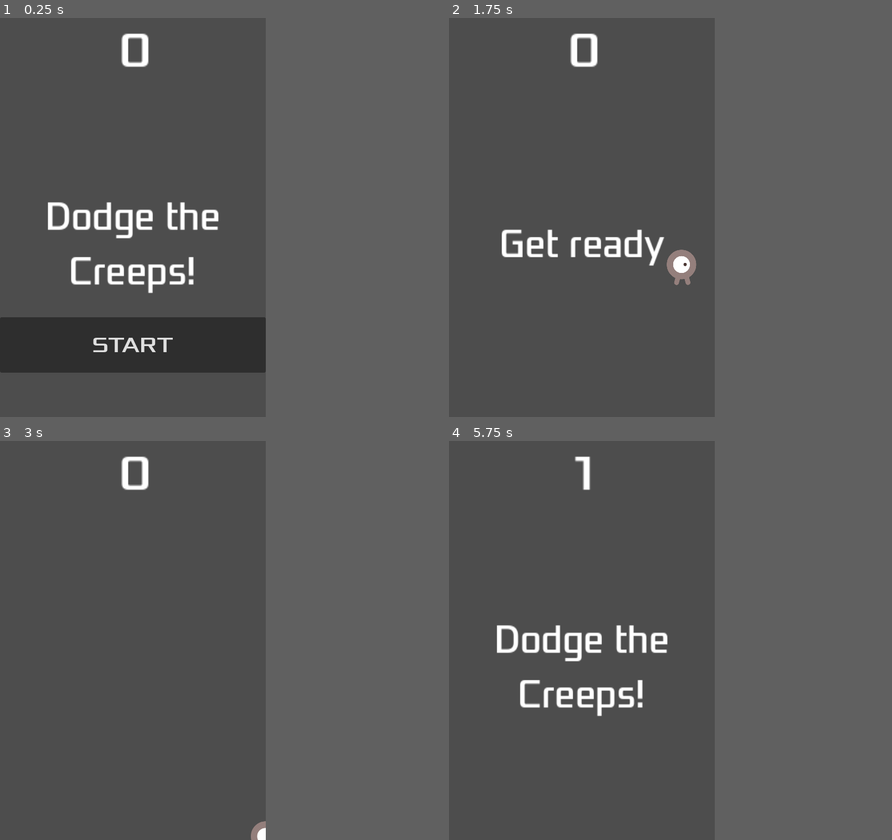
Above: before the commit, frames 1-4 (two rows, left to right).
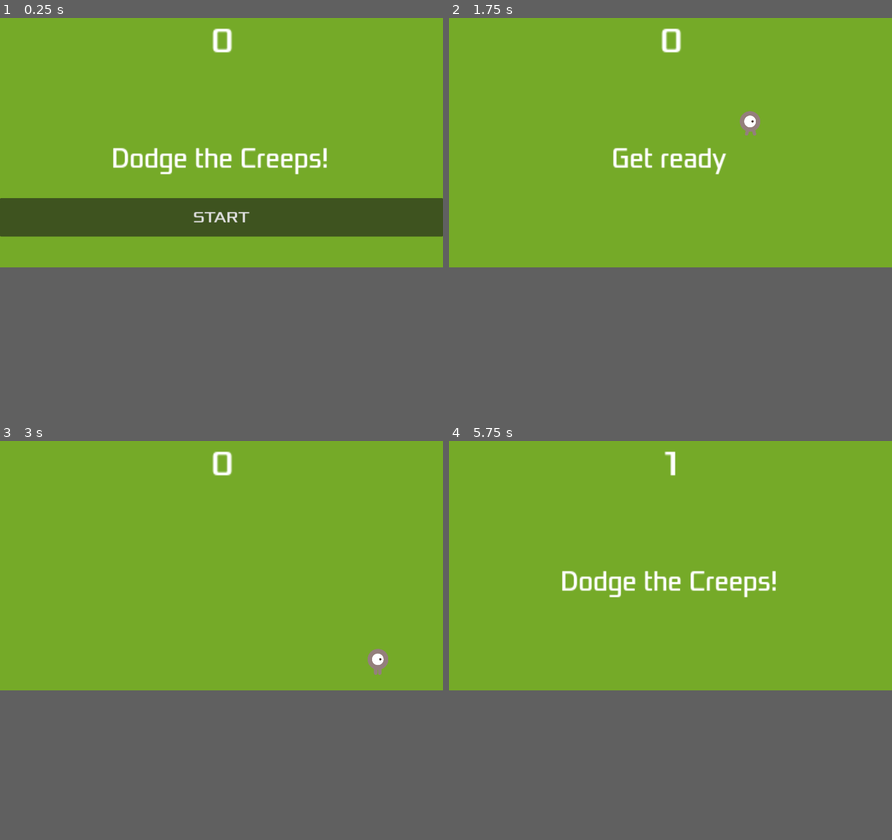
Above: after the commit, the same moments.

Repository: Tailung42/2dgamegodot
Game: Godot game, scene res://main.tscn
Two runs of this game, one before a commit and one after it. Both use one fixed random seed, a clock stepped at 60 frames per second and the inputs below.
Inputs:
- Up to frame 1 (0.25 s): no input
- Up to frame 2 (1.75 s): click "START" at 0.5 s; tap Enter at 1.25 s; hold Right (move_right) from 1.28 s (still down)
- Up to frame 3 (3 s): release Right (move_right) at 2.03 s; hold Down (move_down) 2.03-2.78 s; hold Right (move_right) from 2.78 s (still down)
- Up to frame 4 (5.75 s): release Right (move_right) at 3.53 s; hold Up (move_up) 3.53-4.28 s; hold Left (mover_left) from 4.28 s (still down)
In our replay, the window is 480x720 before the commit and 800x450 after it. These sizes can differ from the game's own. Grey fills any space a smaller window leaves; there, only what the larger window draws over its background counts as a difference.

The runs differ from the first frame. In frame 1, 51% of the frame differs, in the area x 0-100%, y 0-89%; in frame 2, 38%; in frame 3, 38%; in frame 4, 39%.

Commit message:
extended viewport to landscape

Diff:
--- a/hud.tscn
+++ b/hud.tscn
@@ -28,8 +28,8 @@
 anchor_right = 1.0
 anchor_bottom = 0.5
 offset_top = -50.0
-offset_right = -148.0
-offset_bottom = 51.0
+offset_right = -358.0
+offset_bottom = 46.0
 grow_horizontal = 2
 grow_vertical = 2
 scale = Vector2(1.4442, 1.89852)
--- a/main.gd
+++ b/main.gd
@@ -26,6 +26,7 @@
 	$StartTimer.start()
 	$HUD.update_score(score)
 	$HUD.show_message("Get ready")
+	get_tree().call_group("mobs", "queue_free")
 
 func _on_mob_timer_timeout():
 	var mob = mob_scene.instantiate()
--- a/main.tscn
+++ b/main.tscn
@@ -7,9 +7,9 @@
 
 [sub_resource type="Curve2D" id="Curve2D_0weah"]
 _data = {
-"points": PackedVector2Array(0, 0, 0, 0, -2, 2, 0, 0, 0, 0, 479, 0, 0, 0, 0, 0, 482, 721, 0, 0, 0, 0, -3, 720, 0, 0, 0, 0, -2, 2)
+"points": PackedVector2Array(0, 0, 0, 0, -2, 2, 0, 0, 0, 0, -2, 2, 0, 0, 0, 0, 3, -14, 0, 0, 0, 0, 495, -14, 0, 0, 0, 0, 493, -19, 0, 0, 0, 0, 1172, -6, 0, 0, 0, 0, 1172, 640, 0, 0, 0, 0, -5, 640, 0, 0, 0, 0, -2, 2)
 }
-point_count = 5
+point_count = 9
 
 [node name="Main" type="Node"]
 script = ExtResource("1_jw5xd")
@@ -27,16 +27,24 @@
 one_shot = true
 
 [node name="StartPosition" type="Marker2D" parent="."]
-position = Vector2(240, 450)
+position = Vector2(603, 274)
 
 [node name="MobPath" type="Path2D" parent="."]
+position = Vector2(-20, 8)
 curve = SubResource("Curve2D_0weah")
 
 [node name="MobspawnLocation" type="PathFollow2D" parent="MobPath"]
-position = Vector2(-2, 2)
-rotation = -0.00415798
+position = Vector2(-2.04883, 2.15625)
 
 [node name="HUD" parent="." instance=ExtResource("4_45s5x")]
+
+[node name="ColorRect" type="ColorRect" parent="."]
+z_index = -1
+offset_left = -16.0
+offset_top = -2.0
+offset_right = 1175.0
+offset_bottom = 665.0
+color = Color(0.458278, 0.665357, 0.157296, 1)
 
 [connection signal="hit" from="Player" to="." method="gave_over"]
 [connection signal="timeout" from="MobTimer" to="." method="_on_mob_timer_timeout"]
--- a/mob.tscn
+++ b/mob.tscn
@@ -48,7 +48,7 @@
 radius = 23.9599
 height = 66.134
 
-[node name="Mob" type="RigidBody2D"]
+[node name="Mob" type="RigidBody2D" groups=["mobs"]]
 position = Vector2(139, 65)
 collision_mask = 0
 gravity_scale = 0.0
--- a/project.godot
+++ b/project.godot
@@ -17,8 +17,6 @@
 
 [display]
 
-window/size/viewport_width=480
-window/size/viewport_height=720
 window/stretch/mode="canvas_items"
 
 [input]
